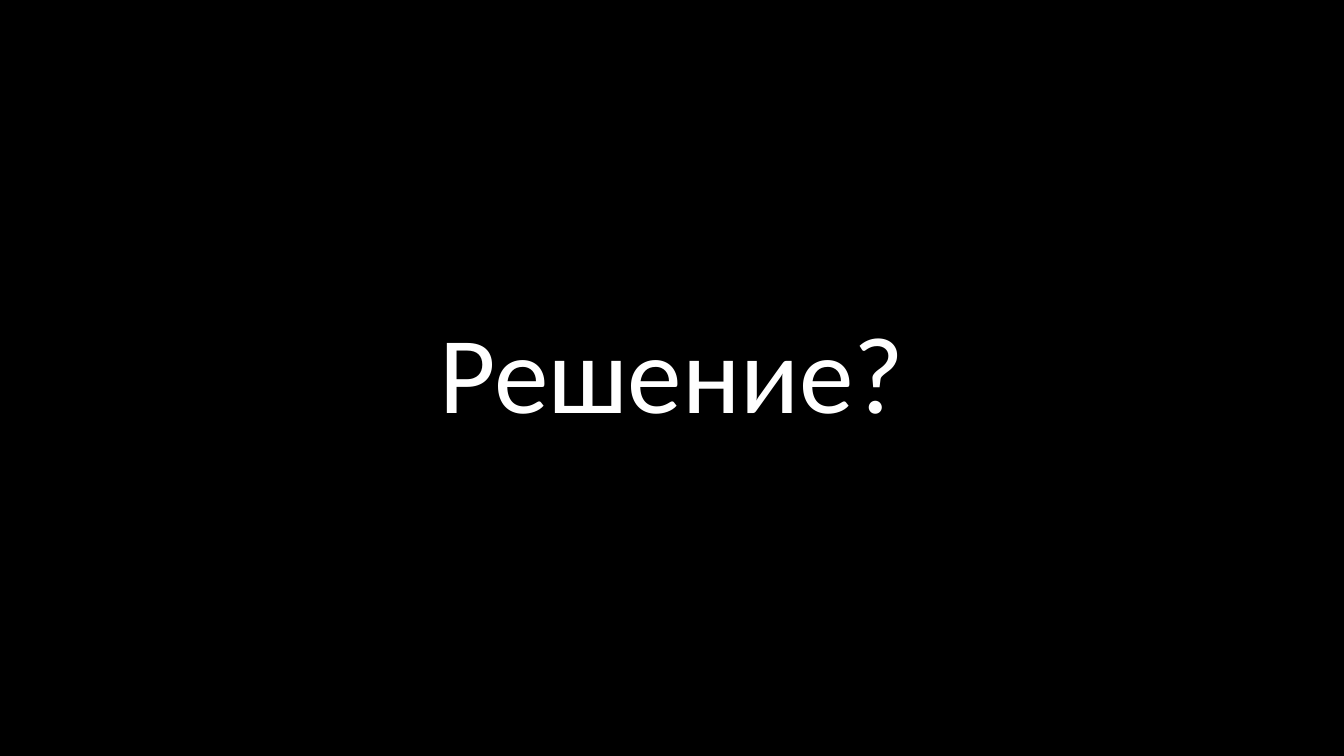
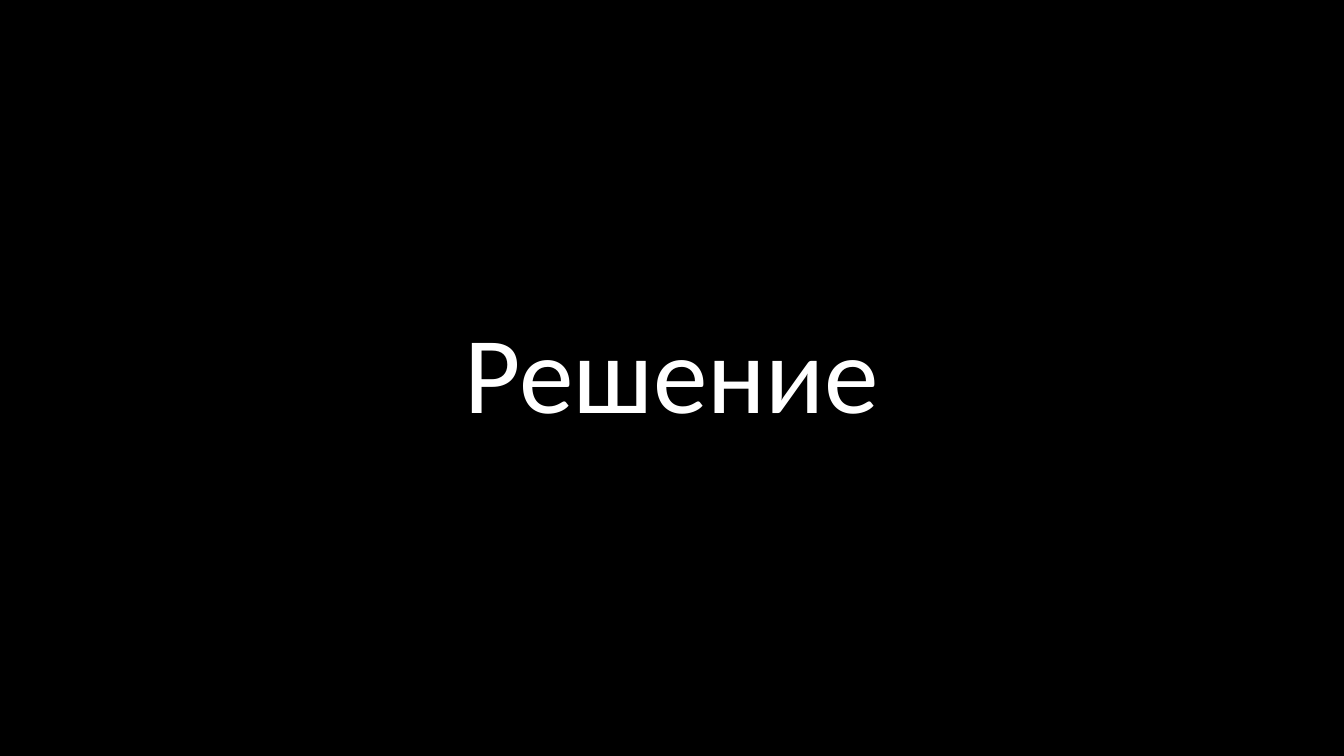
Before and after one commit to thecattest/testing-system, a slide deck: slide 4 of presentation.pptx. Drawn at 1344x756 pixels with LibreOffice and Linux fonts; fonts in the diff are those of the drawing. Boxes give left, top, right and bottom in pixels: in the first picture for what was removed or moved away, otherwise in the second. Text is boxed around its words. In the diff, an @@ line names an element or a change of style, - is before the commit and + after.

```diff
--- a/presentation.pptx
+++ b/presentation.pptx
@@ title at [465, 343, 879, 414]: text changed @@
-Решение?
+Решение
```
Also in this commit, not shown: 3 other slides changed, 5 slides added, 3 slides removed.
